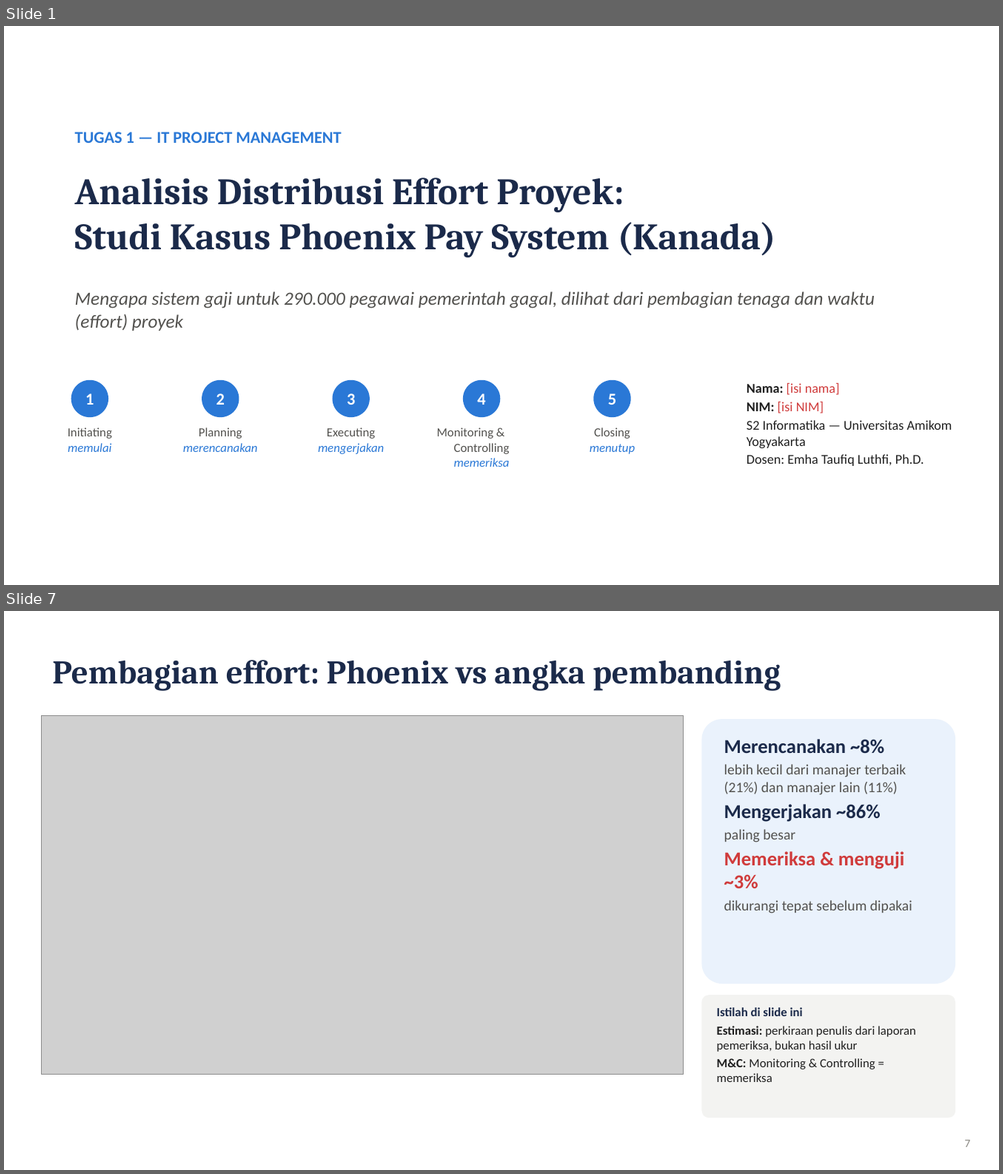
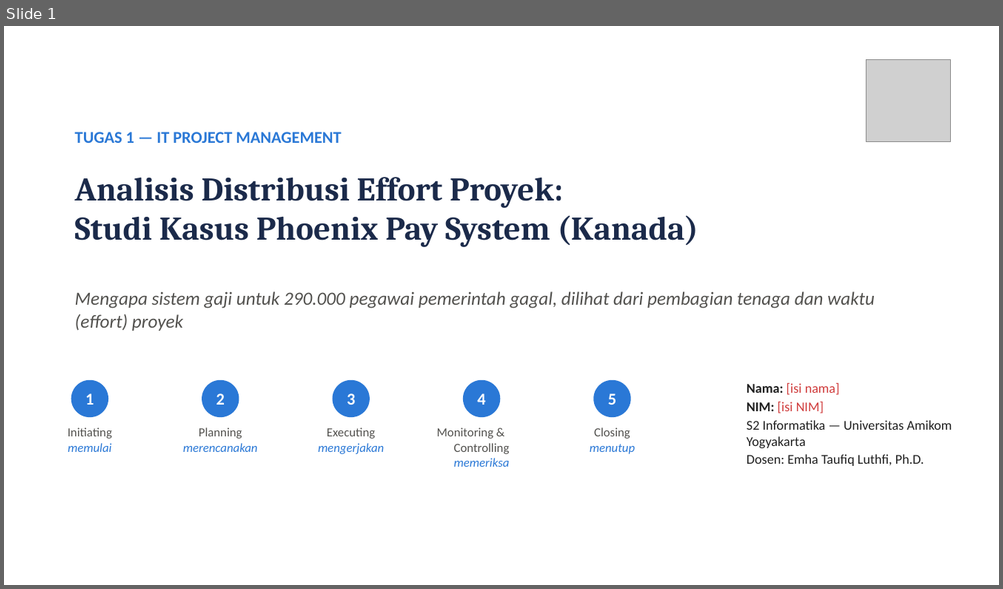
Before and after one commit to mingkimingki/it-proj-manag, a slide deck: tugas1/hasil/Tugas1_DistribusiEffort_Phoenix_Slide.pptx. Shown one above the other, each under a label of ours: slides 1 and 7 before the commit, slide 1 after it; the slides between them are not shown. The pictures are 1003x1174 and 1003x589 pixels, drawn with LibreOffice and Linux fonts; fonts in the diff are those of the drawing; grey boxes stand for pictures. Boxes give left, top, right and bottom in pixels: in the first picture for what was removed or moved away, otherwise in the second. Text is boxed around its words. In the diff, an @@ line names an element or a change of style, - is before the commit and + after.

```diff
--- a/tugas1/hasil/Tugas1_DistribusiEffort_Phoenix_Slide.pptx
+++ b/tugas1/hasil/Tugas1_DistribusiEffort_Phoenix_Slide.pptx
@@ slide 7 removed at <box>4,611,999,1170</box>, background #FFFFFF @@
@@ text removed at <box>52,660,780,691</box> @@
-Pembagian effort: Phoenix vs angka pembanding
@@ picture removed at <box>41,715,683,1075</box> @@
@@ rounded rectangle removed at <box>702,719,956,984</box> @@
@@ text removed at <box>724,739,912,914</box> @@
-Merencanakan ~8%
-lebih kecil dari manajer terbaik (21%) dan manajer lain (11%)
-Mengerjakan ~86%
-paling besar
-Memeriksa & menguji ~3%
-dikurangi tepat sebelum dipakai
@@ rounded rectangle removed at <box>702,995,956,1119</box> @@
@@ text removed at <box>717,1008,916,1082</box> @@
-Istilah di slide ini
-Estimasi: perkiraan penulis dari laporan pemeriksa, bukan hasil ukur
-M&C: Monitoring & Controlling = memeriksa
@@ text removed at <box>965,1140,970,1147</box> @@
-7
@@ slide 1 changed as well @@
@@ picture added at <box>866,59,950,141</box> @@
@@ text "Analisis Distribusi Effort Proyek:" at <box>75,177,698,247</box>: size 36 to 32 pt @@
```
Also in this commit, not shown: 4 other slides changed, 4 slides added, 7 other slides removed, 10 other files.
